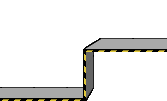
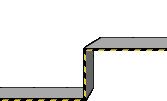
Two versions of the same layered image (w=167, h=101). Layer-by-layer changes:
renamed "Layer 33" to "Layer 35", moved it above "Layer 34", painted on it over [83, 38, 167, 52]
painted on "Layer 34" over [83, 37, 167, 52]
